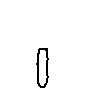
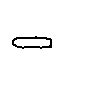
Comparing the layer stacks of the two (100, 100) images. Changes:
painted on "legs copy" over 12, 36, 52, 88
